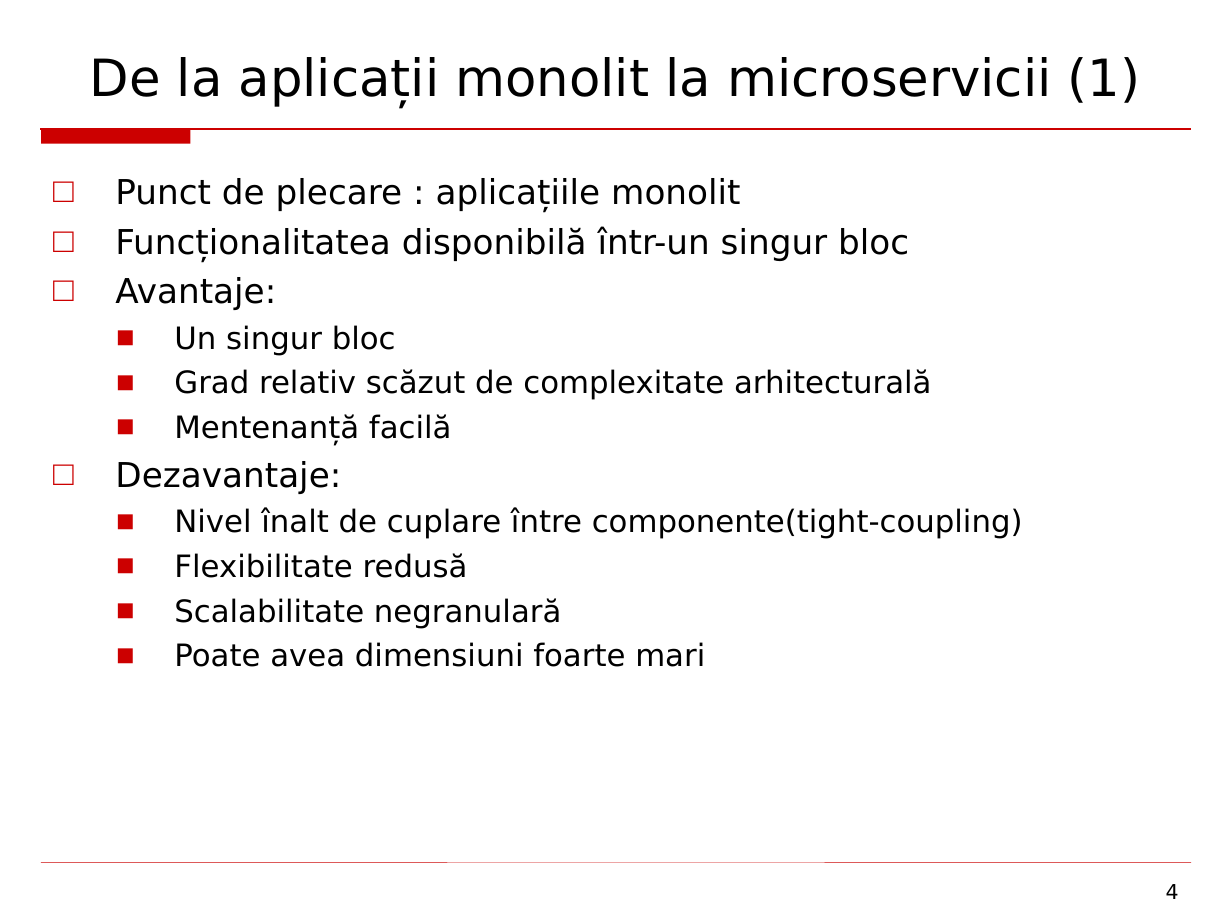
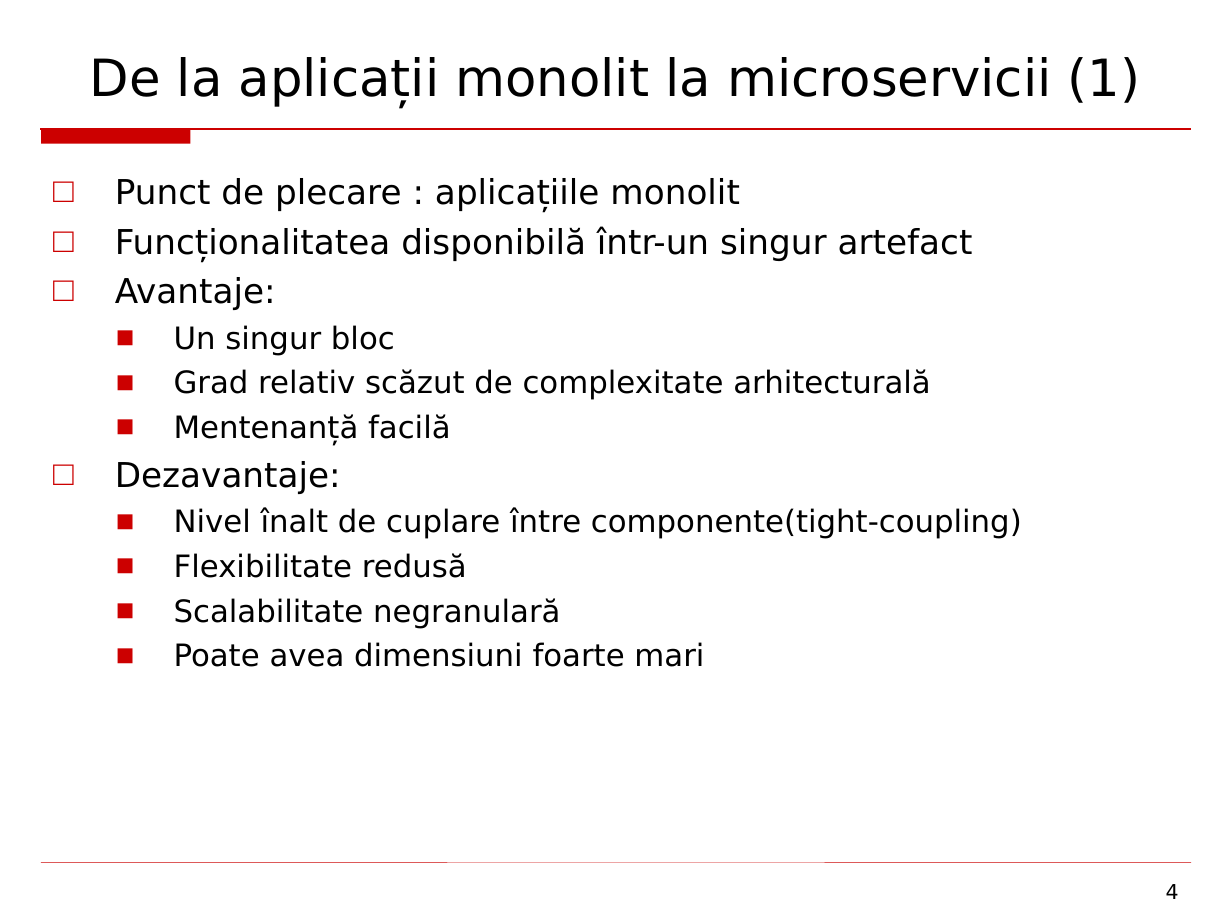
Before and after one commit to amihaescu/dizertatie, a slide deck: slide 4 of andrei.mihaescu.disertatie.2016.ppt. Drawn at 1232x924 pixels with LibreOffice and Linux fonts; fonts in the diff are those of the drawing. Boxes give left, top, right and bottom in pixels: in the first picture for what was removed or moved away, otherwise in the second. Text is boxed around its words. In the diff, an @@ line names an element or a change of style, - is before the commit and + after.

```diff
--- a/andrei.mihaescu.disertatie.2016.ppt
+++ b/andrei.mihaescu.disertatie.2016.ppt
@@ text at (115,178,1022,667): indent changed @@
@@ text at (115,226,973,261): text changed @@
-□ Funcționalitatea disponibilă într-un singur bloc
+□ Funcționalitatea disponibilă într-un singur artefact
```
Also in this commit, not shown: 13 other slides changed, 1 slide added, 1 slide removed, 1 other file.
